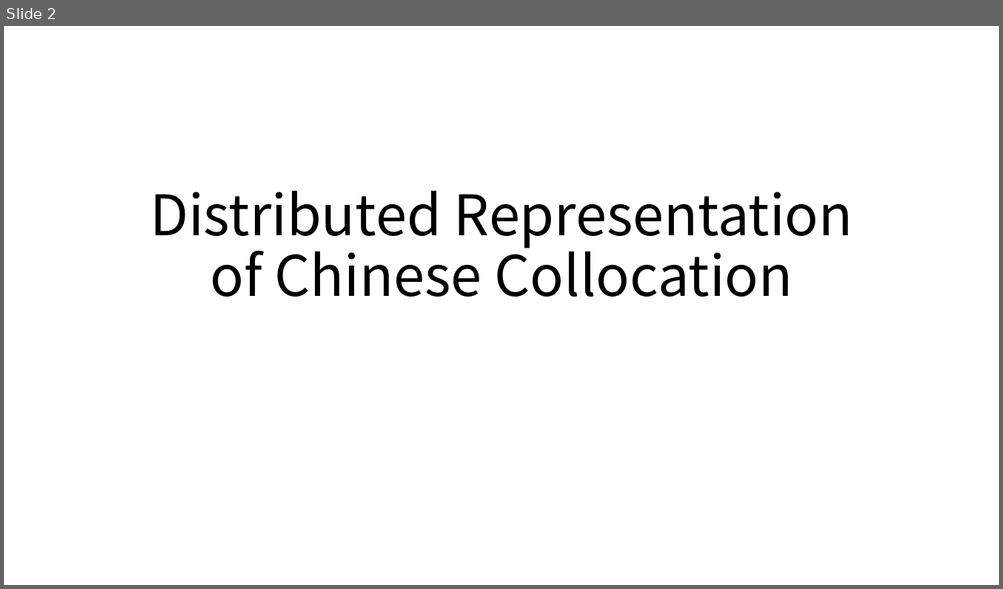
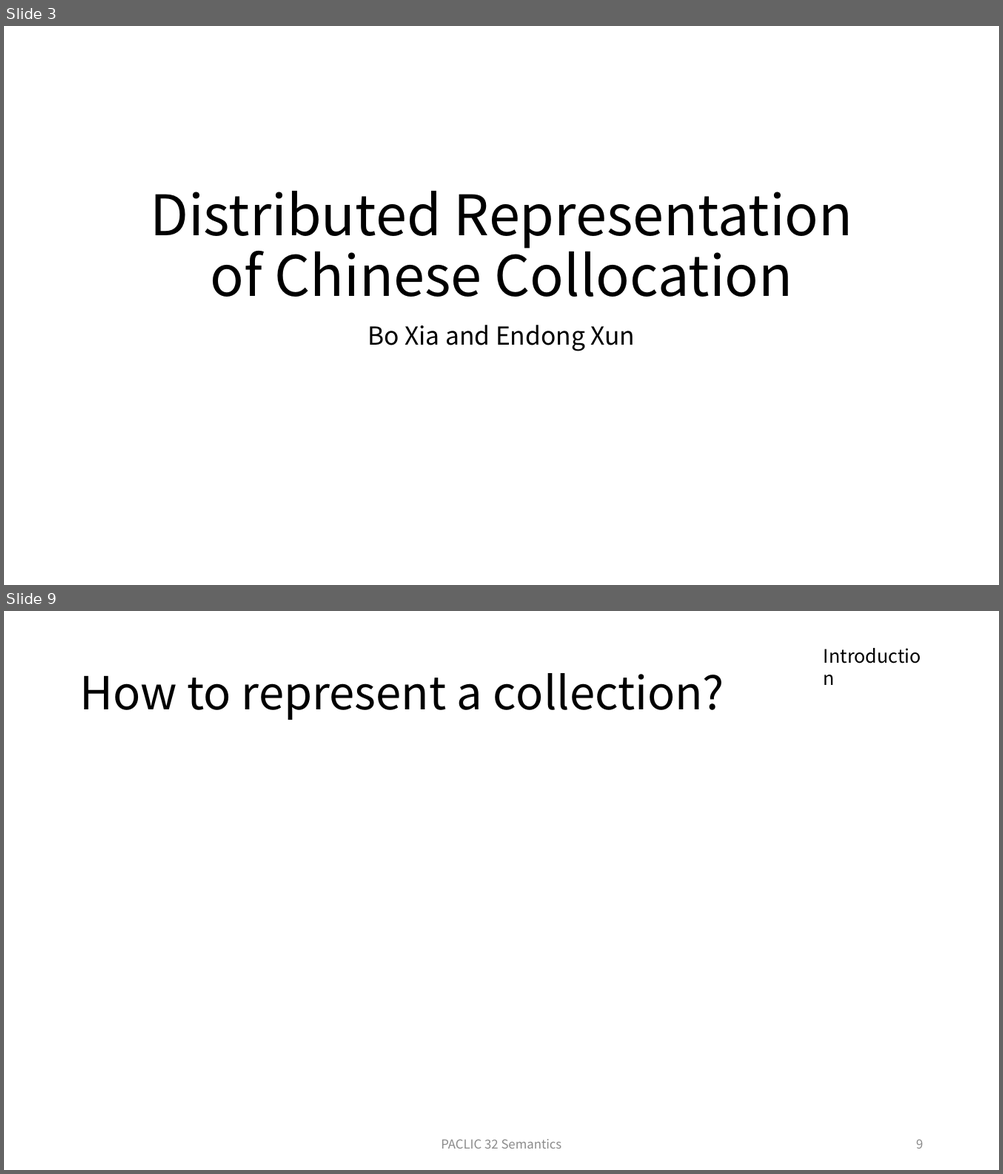
Before and after one commit to xiabo0816/Chinese_MWEs_Representation, a slide deck: PACLIC 32 Semantics session.pptx. Shown one above the other, each under a label of ours: slide 2 before the commit, slides 3 and 9 after it; the slides between them are not shown. The pictures are 1003x589 and 1003x1174 pixels, drawn with LibreOffice and Linux fonts; fonts in the diff are those of the drawing. Boxes give left, top, right and bottom in pixels: in the first picture for what was removed or moved away, otherwise in the second. Text is boxed around its words. In the diff, an @@ line names an element or a change of style, - is before the commit and + after.

```diff
--- a/PACLIC 32 Semantics session.pptx
+++ b/PACLIC 32 Semantics session.pptx
@@ slide 9 added at (x1=4, y1=611, x2=999, y2=1170), background #FFFFFF @@
@@ text added at (x1=816, y1=641, x2=930, y2=671), 18 pt, text #000000 @@
+Introduction
@@ title added at (x1=79, y1=673, x2=723, y2=720), 44 pt, text #000000 @@
+How to represent a collection?
@@ text added at (x1=441, y1=1139, x2=562, y2=1149), 12 pt, text #8C8C8C @@
+PACLIC 32 Semantics
@@ page number added at (x1=916, y1=1139, x2=922, y2=1149), 12 pt, text #8C8C8C @@
+9
@@ what was slide 2 is now slide 3 @@
@@ slide 3 changed as well @@
@@ subtitle added at (x1=368, y1=325, x2=635, y2=352), 24 pt, text #000000 @@
+Bo Xia and Endong Xun
```
Also in this commit, not shown: 1 other slide changed, 18 other slides added, 2 slides removed, 3 other files.
